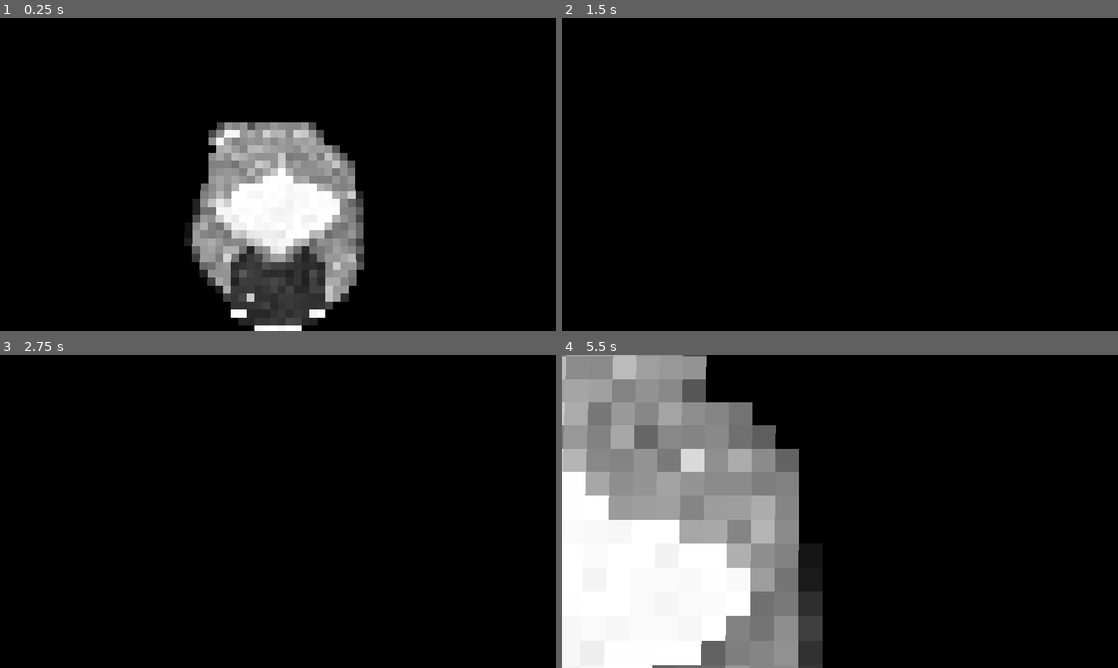
Above: before the commit, frames 1-4 (two rows, left to right).
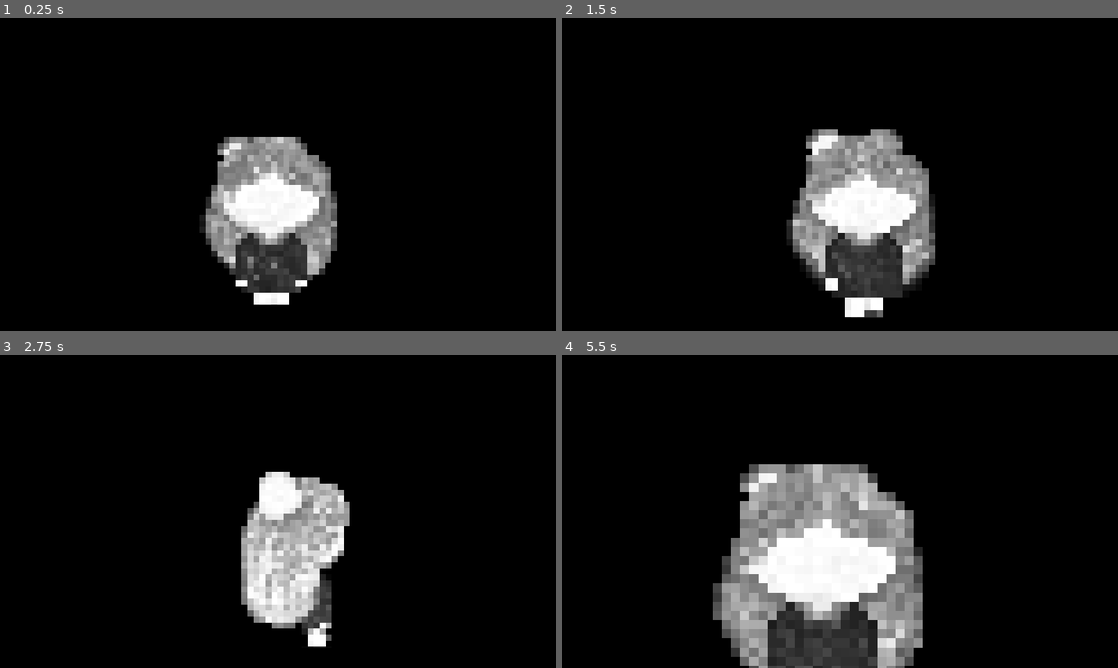
Above: after the commit, the same moments.

Repository: rybb13/LSDJAM-2023
Game: Godot game, scene res://Module/Scenes/Scene-1.tscn
Two runs of this game, one before a commit and one after it. Both use one fixed random seed, a clock stepped at 60 frames per second and the inputs below.
Inputs:
- Up to frame 1 (0.25 s): no input
- Up to frame 2 (1.5 s): hold Right (Right) 0.53-1.28 s; hold Down (Down) from 1.28 s (still down)
- Up to frame 3 (2.75 s): release Down (Down) at 2.03 s; hold Right (Right) from 2.03 s (still down)
- Up to frame 4 (5.5 s): release Right (Right) at 2.78 s; hold Up (Up) 2.78-3.53 s; hold Left (Left) 3.53-5.03 s; hold Down (Down) from 5.03 s (still down)

The runs differ from the first frame. In frame 1, 12% of the frame differs, in the area x 33-66%, y 33-100%; in frame 2, 12%; in frame 3, 8.1%; in frame 4, 49%, in the area x 0-65%, y 0-100%.

Commit message:
scene: update player
- Remove unused nodes from the old camera implementation
- Update camera transform, fov
- Increase sprite anim speed.

Diff:
--- a/Godot/Module/Modules/Player/Scenes/Player.tscn
+++ b/Godot/Module/Modules/Player/Scenes/Player.tscn
@@ -1,11 +1,9 @@
-[gd_scene load_steps=6 format=3 uid="uid://cx3penl4n6k7m"]
+[gd_scene load_steps=5 format=3 uid="uid://cx3penl4n6k7m"]
 
 [ext_resource type="Script" path="res://Module/Modules/Player/Scripts/Player.gd" id="1_1x0dp"]
 [ext_resource type="SpriteFrames" uid="uid://dboreqab0yixl" path="res://Module/Modules/Player/Animations/SpriteFrames.tres" id="1_m0lfa"]
 [ext_resource type="Shape3D" uid="uid://bc2jaqy5l160t" path="res://Module/Modules/Player/Shapes/PlayerCollision.tres" id="1_uwttx"]
-[ext_resource type="Script" path="res://Module/Modules/Player/Scripts/PlayerCameraTracking.gd" id="4_aufl6"]
-
-[sub_resource type="SphereShape3D" id="SphereShape3D_5r6b6"]
+[ext_resource type="Script" path="res://Module/Modules/Player/Scripts/PlayerCamera.gd" id="4_imxds"]
 
 [node name="Player" type="Node3D"]
 
@@ -22,16 +20,9 @@
 texture_filter = 0
 sprite_frames = ExtResource("1_m0lfa")
 animation = &"Default"
-
-[node name="CameraArea3D" type="Area3D" parent="PlayerCharacterBody"]
-transform = Transform3D(1, 0, 0, 0, 0.999391, -0.0348995, 0, 0.0348995, 0.999391, 0, 2, 3.5)
-visible = false
-
-[node name="CameraCollision" type="CollisionShape3D" parent="PlayerCharacterBody/CameraArea3D"]
-visible = false
-shape = SubResource("SphereShape3D_5r6b6")
+speed_scale = 2.0
 
 [node name="Camera" type="Camera3D" parent="."]
-transform = Transform3D(1, 0, 0, 0, 0.999391, -0.0348995, 0, 0.0348995, 0.999391, 0, 2, 3.5)
-fov = 60.0
-script = ExtResource("4_aufl6")
+transform = Transform3D(1, 0, 0, 0, 1, 0, 0, 0, 1, 0, 2.125, 5)
+fov = 54.0
+script = ExtResource("4_imxds")
